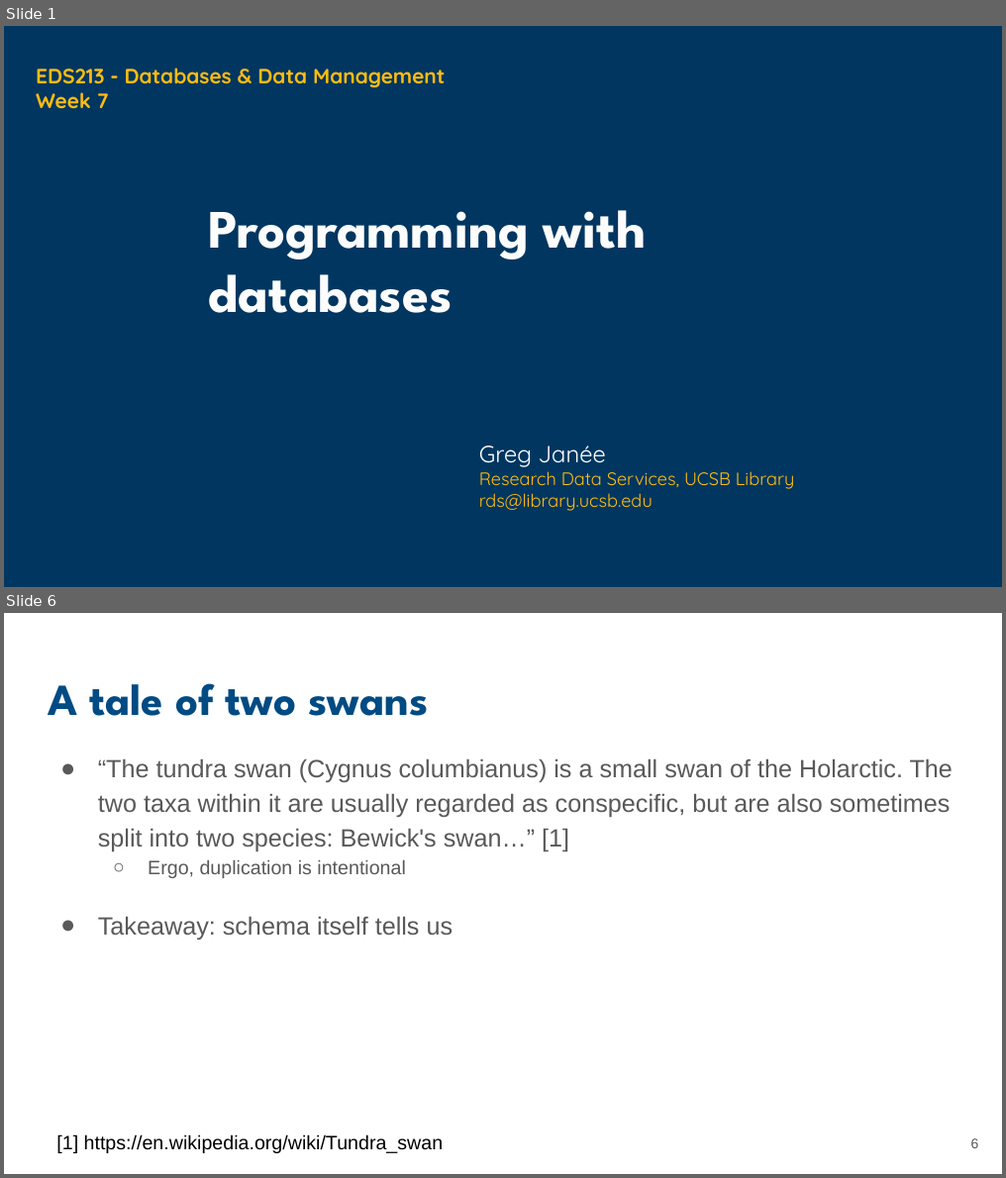
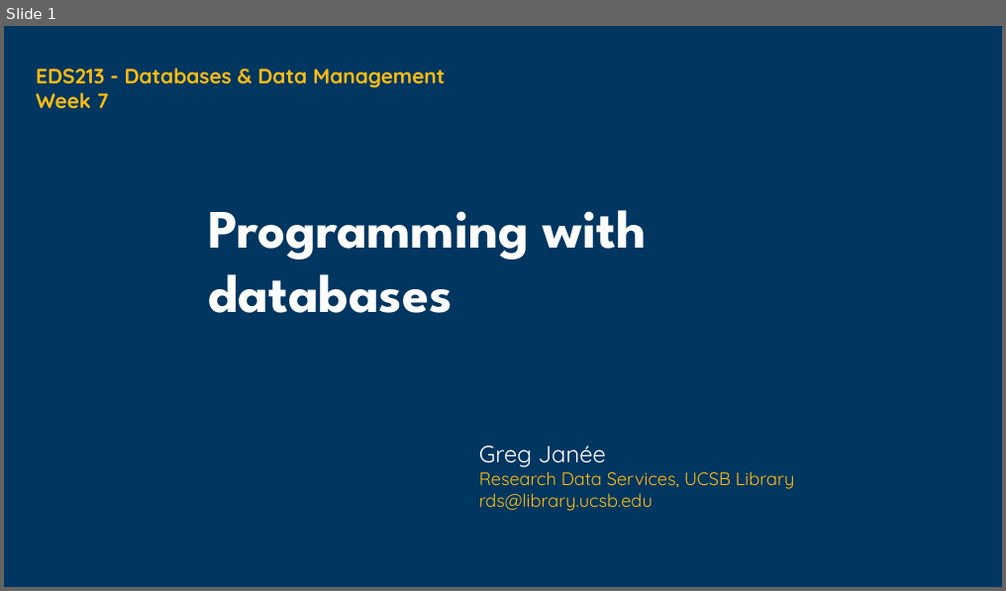
Before and after one commit to UCSB-Library-Research-Data-Services/bren-eds213, a slide deck: modules/week06/slides-06.pptx. Shown one above the other, each under a label of ours: slides 1 and 6 before the commit, slide 1 after it; the slides between them are not shown. The pictures are 1006x1178 and 1006x591 pixels, drawn with LibreOffice and Linux fonts; fonts in the diff are those of the drawing; background and template pictures are left out. Boxes give left, top, right and bottom in pixels: in the first picture for what was removed or moved away, otherwise in the second. Text is boxed around its words. In the diff, an @@ line names an element or a change of style, - is before the commit and + after.

```diff
--- a/modules/week06/slides-06.pptx
+++ b/modules/week06/slides-06.pptx
@@ slide 6 removed at (x1=4, y1=613, x2=1002, y2=1174), background #FFFFFF @@
@@ title removed at (x1=48, y1=683, x2=428, y2=716) @@
-A tale of two swans
@@ text removed at (x1=98, y1=759, x2=952, y2=940) @@
-● “The tundra swan (Cygnus columbianus) is a small swan of the Holarctic. The two taxa within it are usually regarded as conspecific, but are also sometimes split into two species: Bewick's swan…” [1]
-  ○ Ergo, duplication is intentional
-● Takeaway: schema itself tells us
@@ text removed at (x1=56, y1=1135, x2=444, y2=1154) @@
-[1] https://en.wikipedia.org/wiki/Tundra_swan
@@ page number removed at (x1=971, y1=1139, x2=979, y2=1149) @@
-6
```
Also in this commit, not shown: 2 slides changed, 1 slide added, 3 other slides removed, 11 other files.
